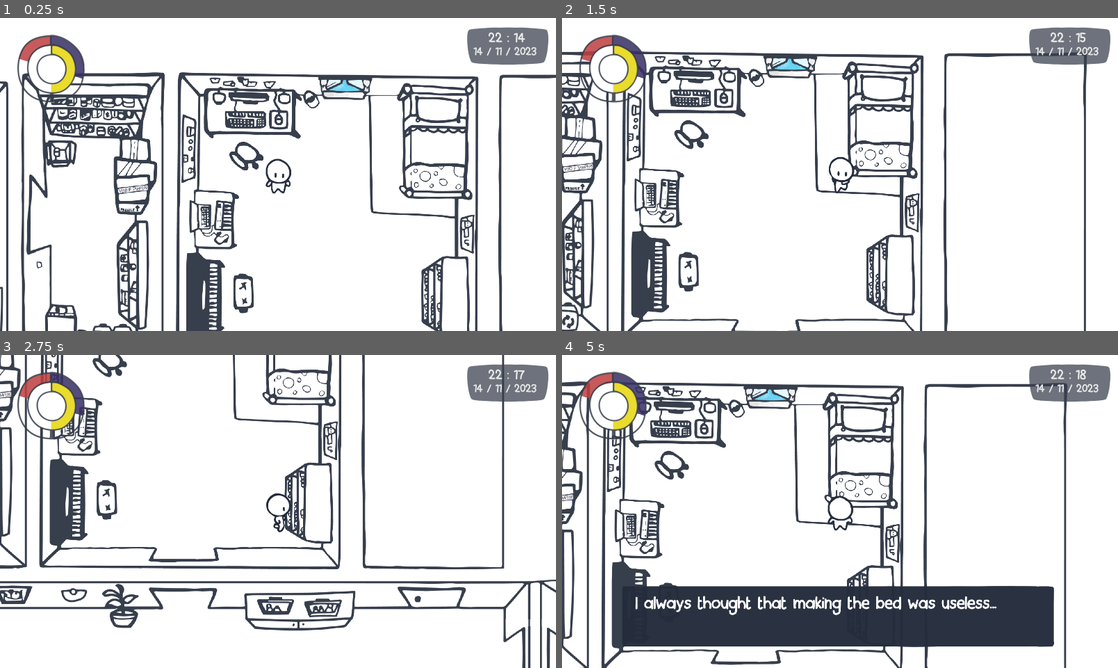
Above: before the commit, frames 1-4 (two rows, left to right).
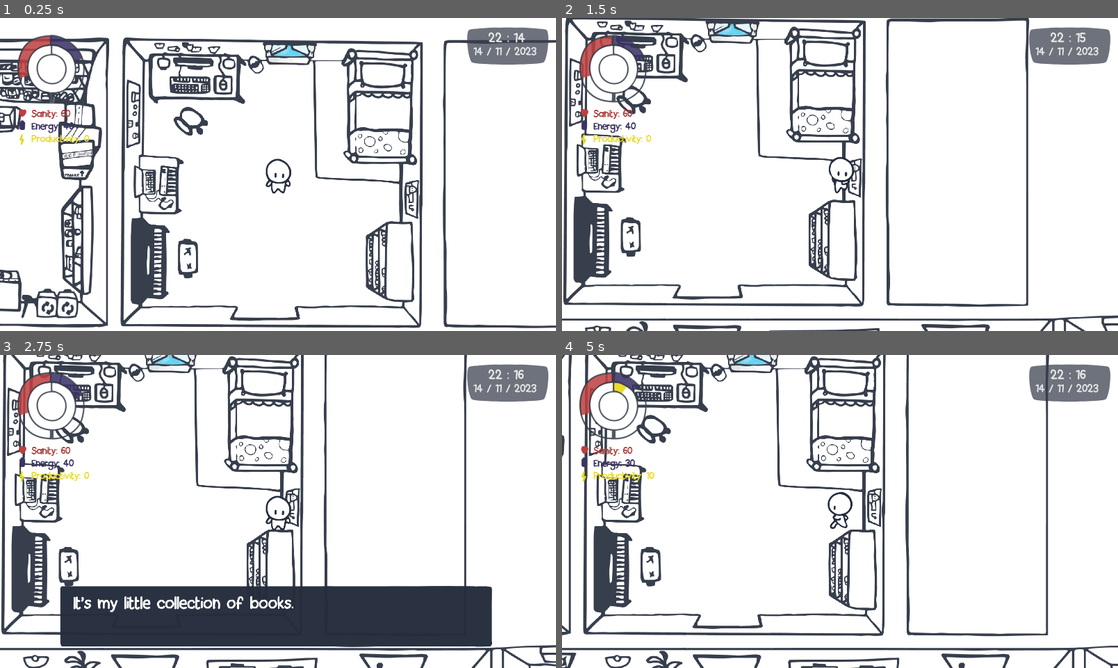
Above: after the commit, the same moments.

Repository: rmazzier/quarantine_sim
Game: Godot game, scene res://scenes/testScene.tscn
Two runs of this game, one before a commit and one after it. Both use one fixed random seed, a clock stepped at 60 frames per second and the inputs below.
Inputs:
- Up to frame 1 (0.25 s): no input
- Up to frame 2 (1.5 s): tap Enter (ui_accept) at 0.5, 1.35 s; hold D (move_right) 0.53-1.28 s; hold Enter (ui_accept) 0.53-1.28 s; hold S (move_down) from 1.28 s (still down)
- Up to frame 3 (2.75 s): tap Enter (ui_accept) at 1.52, 1.82 s; release S (move_down) at 2.03 s; hold D (move_right) from 2.03 s (still down); hold Enter (ui_accept) from 2.03 s (still down)
- Up to frame 4 (5 s): release D (move_right) at 2.78 s; release Enter (ui_accept) at 2.78 s; hold W (move_up) 2.78-3.53 s; tap Enter (ui_accept) at 2.85, 3.02, 3.32, 4.35, 4.52, 4.82 s; hold Enter (ui_accept) 3.53-4.28 s; hold A (move_left) from 3.53 s (still down)

The runs differ from the first frame. In frame 1, 29% of the frame differs, in the area x 0-100%, y 6-100%; in frame 2, 23%; in frame 3, 32%; in frame 4, 33%, in the area x 0-100%, y 0-100%.

Commit message:
Activies now actually work (still no time passes)
- All the activities and the relative bonuses are stored on the
activities.json file.
- Also added icon next to the names of the activities when the player is
prompted to choose. The icons tell the player what effects will the
activity have on their stats.

Diff:
--- /dev/null
+++ b/assets/dialogue/dialogues_data/activities.json
@@ -0,0 +1,49 @@
+{
+    "Discord With Friends" : {
+        "Sanity":"+10",
+        "Energy": "+10",
+        "Productivity": "-10",
+        "Time":"90"},
+    "Play Videogame" : {
+        "Sanity":"-10",
+        "Energy": "+10",
+        "Productivity": "-15",
+        "Time":"120"},
+    "Follow Videolesson" : {
+        "Sanity":"+0",
+        "Energy": "-20",
+        "Productivity": "+20",
+        "Time":"150"},
+    "Watch Film" : {
+        "Sanity":"-10",
+        "Energy": "+10",
+        "Productivity": "-15",
+        "Time":"140"},
+    "Make Music": {
+        "Sanity":"-5",
+        "Energy": "-20",
+        "Productivity": "+20",
+        "Time":"180"},
+    "Study Piano": {
+        "Sanity":"+0",
+        "Energy": "-20",
+        "Productivity": "+15",
+        "Time":"120"},
+    "Read a Book": {
+        "Sanity":"+0",
+        "Energy": "-10",
+        "Productivity": "+10",
+        "Time":"60"},
+    "Watch Outside": {
+        "Sanity":"+15",
+        "Energy": "+5",
+        "Productivity": "+0",
+        "Time":"15"},
+    "Sleep": {
+        "Sanity":"+10",
+        "Energy": "+40",
+        "Productivity": "+0",
+        "Time":"120"
+    }
+
+}
--- a/assets/dialogue/dialogues_data/bookshelf0.json
+++ b/assets/dialogue/dialogues_data/bookshelf0.json
@@ -1,4 +1,23 @@
 {
-	"0" : {"name":"Player", "text": "It's my little collection of books."},
-	"1" : {"name":"Player", "text": "Maybe I should see this period as a chance to read more..."}
+	"0" : {
+		"name":"Player",
+		"text": "It's my little collection of books."},
+	"1" : {
+		"name":"Player",
+		"text": "Maybe I should see this period as a chance to read more..."},
+	"2" : {
+		"name":"Player",
+		"text": "What should I do?",
+		"choices":{
+			"0":"Read a Book",
+			"1":"Nothing"}
+		},
+	"3" : {
+		"name":"Player",
+		"text": "What Book?",
+		"choices":{
+			"0":"Book 1",
+			"1":"Book 2"}
+		}
+
 }
--- a/assets/dialogue/dialogues_data/desktop0.json
+++ b/assets/dialogue/dialogues_data/desktop0.json
@@ -5,8 +5,8 @@
 		"name":"Player",
 		"text": "What should I do?",
 		"choices":{
-			"0":"Follow videolesson",
+			"0":"Follow Videolesson",
 			"1":"Discord With Friends",
-			"2":"Play videogame",
+			"2":"Play Videogame",
 			"3":"Nothing"}}
 }
--- a/scenes/choice_hud.tscn
+++ b/scenes/choice_hud.tscn
@@ -34,7 +34,7 @@
 modulate = Color( 1, 1, 1, 0.972549 )
 margin_left = 1065.7
 margin_top = 895.3
-margin_right = 1802.7
+margin_right = 1815.7
 margin_bottom = 1004.3
 texture = ExtResource( 1 )
 region_rect = Rect2( 13.6405, 6.16959, 425.263, 254.737 )
@@ -49,8 +49,8 @@
 [node name="VBoxContainer" type="VBoxContainer" parent="background"]
 margin_left = 103.0
 margin_top = 33.0
-margin_right = 713.0
-margin_bottom = 93.0
+margin_right = 573.0
+margin_bottom = 73.0
 rect_min_size = Vector2( 0, 10 )
 custom_constants/separation = 20
 __meta__ = {
--- a/scenes/stats_wheel.tscn
+++ b/scenes/stats_wheel.tscn
@@ -7,6 +7,14 @@
 [ext_resource path="res://assets/hud/blue_circle.png" type="Texture" id=5]
 [ext_resource path="res://assets/hud/red_circle.png" type="Texture" id=6]
 [ext_resource path="res://assets/hud/yellow_circle_under.png" type="Texture" id=7]
+[ext_resource path="res://assets/dialogue/fonts/Back to School.ttf" type="DynamicFontData" id=8]
+[ext_resource path="res://assets/hud/sanity_icon.png" type="Texture" id=9]
+[ext_resource path="res://assets/hud/productivity_icon.png" type="Texture" id=10]
+[ext_resource path="res://assets/hud/energy_icon.png" type="Texture" id=11]
+
+[sub_resource type="DynamicFont" id=1]
+size = 40
+font_data = ExtResource( 8 )
 
 [node name="stats_wheel" type="Control"]
 margin_left = 23.7841
@@ -19,7 +27,7 @@
 "_edit_use_anchors_": false
 }
 
-[node name="energy_bar" type="TextureProgress" parent="."]
+[node name="sanity_bar" type="TextureProgress" parent="."]
 modulate = Color( 1, 1, 1, 0.862745 )
 margin_left = 3.40424
 margin_top = 14.7703
@@ -34,7 +42,7 @@
 "_edit_use_anchors_": false
 }
 
-[node name="sanity_bar" type="TextureProgress" parent="."]
+[node name="energy_bar" type="TextureProgress" parent="."]
 modulate = Color( 1, 1, 1, 0.862745 )
 margin_left = 3.40424
 margin_top = 14.7703
@@ -100,3 +108,79 @@
 __meta__ = {
 "_edit_use_anchors_": false
 }
+
+[node name="Tween" type="Tween" parent="."]
+
+[node name="VBoxContainer" type="VBoxContainer" parent="."]
+margin_left = 80.6916
+margin_top = 344.0
+margin_right = 619.692
+margin_bottom = 502.0
+rect_min_size = Vector2( 0, 20 )
+__meta__ = {
+"_edit_use_anchors_": false
+}
+
+[node name="sanity_text" type="RichTextLabel" parent="VBoxContainer"]
+margin_right = 539.0
+margin_bottom = 50.0
+rect_min_size = Vector2( 0, 50 )
+custom_fonts/normal_font = SubResource( 1 )
+custom_colors/default_color = Color( 0.686275, 0.254902, 0.254902, 1 )
+text = "Sanity"
+
+[node name="energy_text" type="RichTextLabel" parent="VBoxContainer"]
+margin_top = 54.0
+margin_right = 539.0
+margin_bottom = 104.0
+rect_min_size = Vector2( 0, 50 )
+custom_fonts/normal_font = SubResource( 1 )
+custom_colors/default_color = Color( 0.235294, 0.203922, 0.384314, 1 )
+text = "Energy
+"
+scroll_active = false
+
+[node name="productivity_text" type="RichTextLabel" parent="VBoxContainer"]
+margin_top = 108.0
+margin_right = 539.0
+margin_bottom = 158.0
+rect_min_size = Vector2( 0, 50 )
+custom_fonts/normal_font = SubResource( 1 )
+custom_colors/default_color = Color( 0.917647, 0.866667, 0.176471, 1 )
+text = "Productivity"
+
+[node name="icons" type="VBoxContainer" parent="."]
+margin_left = 28.3738
+margin_top = 341.747
+margin_right = 68.3738
+margin_bottom = 507.747
+custom_constants/separation = 15
+__meta__ = {
+"_edit_use_anchors_": false
+}
+
+[node name="sanity_icon" type="TextureRect" parent="icons"]
+margin_right = 40.0
+margin_bottom = 35.0
+texture = ExtResource( 9 )
+__meta__ = {
+"_edit_use_anchors_": false
+}
+
+[node name="sanity_icon2" type="TextureRect" parent="icons"]
+margin_top = 50.0
+margin_right = 40.0
+margin_bottom = 92.0
+texture = ExtResource( 11 )
+__meta__ = {
+"_edit_use_anchors_": false
+}
+
+[node name="sanity_icon3" type="TextureRect" parent="icons"]
+margin_top = 107.0
+margin_right = 40.0
+margin_bottom = 156.0
+texture = ExtResource( 10 )
+__meta__ = {
+"_edit_use_anchors_": false
+}
--- a/scenes/testScene.tscn
+++ b/scenes/testScene.tscn
@@ -5,7 +5,7 @@
 [ext_resource path="res://scenes/player.tscn" type="PackedScene" id=3]
 [ext_resource path="res://assets/colors/colors_0007_LP.png" type="Texture" id=4]
 [ext_resource path="res://scenes/dialogue_box.tscn" type="PackedScene" id=5]
-[ext_resource path="res://scripts/dialog_container.gd" type="Script" id=6]
+[ext_resource path="res://scripts/dialog_loader.gd" type="Script" id=6]
 [ext_resource path="res://assets/house_final/room_final_0002_corridoio_cucina.png" type="Texture" id=7]
 [ext_resource path="res://assets/colors/colors_0004_laptop.png" type="Texture" id=8]
 [ext_resource path="res://assets/colors/colors_0006_bed.png" type="Texture" id=9]
@@ -342,7 +342,7 @@
 [node name="YSort" type="YSort" parent="room"]
 
 [node name="player" parent="room/YSort" instance=ExtResource( 3 )]
-position = Vector2( 392.833, -478.385 )
+position = Vector2( 584.365, -358.512 )
 
 [node name="sprite_tavolo" type="Sprite" parent="room/YSort"]
 position = Vector2( -1885.35, -381.188 )
--- a/scripts/choice_hud.gd
+++ b/scripts/choice_hud.gd
@@ -28,8 +28,6 @@
 	if event.is_action_pressed("ui_accept"):
 		execute_option(arrow_index)
 		queue_free()
-	if event.is_action_pressed("move_right"):
-		add_option("sample")
 	pass
 
 func move_arrow_down(amount):
@@ -43,24 +41,58 @@
 	if arrow_index > 0:
 		arrow.rect_position.y -= amount
 		arrow_index -=1
-		print(arrow_index)
+		#print(arrow_index)
 	pass
 
 func add_option(text):
-	""" Add the option with the text you """
+	# adds the option's text
 	text_box_instance = text_box_scene.instance()
 	vbox.add_child(text_box_instance)
 	text_box_instance.bbcode_text = text
 	options.append(text)
 	n_choices = vbox.get_child_count()
+
+	if text in Global.activities_dict:
+		draw_bonus_icons(text)
+
 	if n_choices > 1:
 		resize_bg(80)
 	pass
 
 func execute_option(index):
-	print(options[index])
+	#print(options[index])
+	if index != n_choices -1:
+		Global.perform_activity(options[index])
 
 func resize_bg(amount):
 	bg.rect_position.y -= amount
 	bg.rect_size.y += amount
 	pass
+
+func draw_bonus_icons(text):
+	var sprite_container = VBoxContainer.new()
+	bg.add_child(sprite_container)
+	var bonus_sanity = int(Global.activities_dict[text]["Sanity"])
+	var bonus_energy = int(Global.activities_dict[text]["Energy"])
+	var bonus_productivity = int(Global.activities_dict[text]["Productivity"])
+	var bonuses = {
+		"sanity":bonus_sanity,
+		"energy":bonus_energy,
+		"productivity":bonus_productivity}
+	var child_num = n_choices-1
+	var drawn_sprites = 0
+	for bonus in bonuses:
+		var sprite = Sprite.new()
+		if bonuses[bonus] > 0:
+			sprite.texture = load(
+				"res://assets/hud/%s_plus_icon.png" % bonus)
+		elif bonuses[bonus] < 0:
+			sprite.texture = load(
+				"res://assets/hud/%s_minus_icon.png" % bonus)
+
+		sprite_container.add_child(sprite)
+		sprite.position = Vector2(
+			vbox.get_child(child_num).rect_position.x + 620 + 40*drawn_sprites,
+			-14 + n_choices * 80)
+		sprite.scale *= 1.1
+		drawn_sprites += 1
--- a/scripts/dialog_container.gd
+++ b/scripts/dialog_loader.gd
@@ -5,5 +5,3 @@
 
 func _ready():
 	dialogue_file_path = "res://assets/dialogue/dialogues_data/%s0.json"%self.name
-
-	pass # Replace with fudnctsion dbody.w
--- a/scripts/dialogue/dialogue_box.gd
+++ b/scripts/dialogue/dialogue_box.gd
@@ -26,21 +26,23 @@
 
 				#if this line of dialog has a choice, load che choice hud!
 				if "choices" in dialogue[str(page)]:
-					print(dialogue[str(page)]["choices"].values())
-					var choice_box_instance = choice_box_scene.instance()
-					var choices = dialogue[str(page)]["choices"].values()
-
-					anim.play("reduce_size")
-					add_child(choice_box_instance)
-					for choice in choices:
-						choice_box_instance.add_option(choice)
-						pass
+					load_choice_hud()
 
 			else:
 				Global.emit_signal("dialog_finished")
 		else:
 			text_label.visible_characters = text_label.get_total_character_count()
 
+func load_choice_hud():
+	#print(dialogue[str(page)]["choices"].values())
+	var choice_box_instance = choice_box_scene.instance()
+	var choices = dialogue[str(page)]["choices"].values()
+
+	anim.play("reduce_size")
+	add_child(choice_box_instance)
+	for choice in choices:
+		choice_box_instance.add_option(choice)
+		pass
 
 func load_dialogue(file_path) -> Dictionary:
 	""" Parses JSON """
--- a/scripts/global.gd
+++ b/scripts/global.gd
@@ -5,9 +5,11 @@
 var energy
 var productivity
 var time_stop = false
-
+var activities_dict
+onready var hud = get_tree().get_root().get_node("Scene").find_node("stats_wheel")
 signal dialog_finished
 
+var activities_path = "res://assets/dialogue/dialogues_data/activities.json"
 
 func _ready():
 	#prendi le stats dal save file!
@@ -15,6 +17,59 @@
 	#per ora le setto a valori random (da 1 a 100)
 	sanity = 60
 	energy = 40
-	productivity = 50
+	productivity = 0
 
+	#carica il file con tutte le attività a i relativi valori
+	activities_dict = load_json(activities_path)
 	pass
+
+func load_json(file_path) -> Dictionary:
+	""" Parses JSON """
+
+	var file = File.new()
+	assert(file.file_exists(file_path))
+	file.open(file_path, file.READ)
+	var this_dialogue = parse_json(file.get_as_text())
+	assert(this_dialogue.size() > 0)
+	return this_dialogue
+
+func add_productivity(value):
+	if productivity + value <= 100:
+		productivity += value
+	else:
+		productivity = 100
+	hud.update_wheel()
+
+func add_sanity(value):
+	if sanity + value <= 100:
+		sanity += value
+	else:
+		sanity = 100
+	hud.update_wheel()
+
+func add_energy(value):
+	if energy + value <= 100:
+		energy += value
+	else:
+		energy = 100
+	hud.update_wheel()
+
+func perform_activity(activity_name):
+	#takes activity_name as input and modifies the stats according to activities_dict
+	if activity_name in activities_dict:
+		print(activities_dict[activity_name])
+		var sanity_bonus = int(activities_dict[activity_name]["Sanity"])
+		var energy_bonus = int(activities_dict[activity_name]["Energy"])
+		var productivity_bonus = int(activities_dict[activity_name]["Productivity"])
+		var time = int(activities_dict[activity_name]["Time"])
+
+		if sanity + sanity_bonus < 0 or energy + energy_bonus < 0:
+			print("Can't execute!")
+		else:
+			if sanity_bonus != 0:
+				add_sanity(sanity_bonus)
+			if energy_bonus != 0:
+				add_energy(energy_bonus)
+			if productivity_bonus != 0 :
+				add_productivity(productivity_bonus)
+	pass
--- a/scripts/hud.gd
+++ b/scripts/hud.gd
@@ -1,46 +1,55 @@
 extends Control
 
+onready var tween = $Tween
 onready var productivity_bar = $productivity_bar
 onready var sanity_bar = $sanity_bar
 onready var energy_bar = $energy_bar
 onready var player =  get_tree().get_root().get_node("Scene").find_node("player")
+onready var sanity_text = $VBoxContainer/sanity_text
+onready var energy_text = $VBoxContainer/energy_text
+onready var productivity_text = $VBoxContainer/productivity_text
 
 onready var bar_speed = 20
 
 func _ready():
+	init_hud()
 	set_process_input(true)
+	pass
+
+func init_hud():
 	productivity_bar.value = Global.productivity
 	sanity_bar.value = Global.sanity
 	energy_bar.value = Global.energy
+
+	sanity_text.bbcode_text = "Sanity: %s" % Global.sanity
+	energy_text.bbcode_text = "Energy: %s" % Global.energy
+	productivity_text.bbcode_text = "Productivity: %s" % Global.productivity
 	pass
 
-func _process(delta):
-	if productivity_bar.value < Global.productivity:
-		productivity_bar.value += delta * bar_speed
-	if energy_bar.value < Global.energy:
-		energy_bar.value += delta * bar_speed
-	if sanity_bar.value < Global.sanity:
-		sanity_bar.value += delta * bar_speed
+export var anim_duration = 0.5
 
-func add_productivity(value):
-	if Global.productivity + value <= 100:
-		Global.productivity += value
-	else:
-		Global.productivity = 100
-
-func add_sanity(value):
-	if Global.sanity + value <= 100:
-		Global.sanity += value
-	else:
-		Global.sanity = 100
-
-func add_energy(value):
-	if Global.energy + value <= 100:
-		Global.energy += value
-	else:
-		Global.energy = 100
-
-#func update_wheel():
-#	productivity_bar.value = Global.productivity
-#	sanity_bar.value = Global.sanity
-#	energy_bar.value = Global.energy
+func update_wheel():
+	if productivity_bar.value != Global.productivity:
+		tween.interpolate_property(
+			productivity_bar, "value",
+			productivity_bar.value,
+			Global.productivity,
+			anim_duration, Tween.TRANS_EXPO, Tween.EASE_OUT)
+		productivity_text.bbcode_text = "Productivity: %s" % Global.productivity
+		tween.start()
+	if sanity_bar.value != Global.sanity:
+		tween.interpolate_property(
+			sanity_bar, "value",
+			sanity_bar.value,
+			Global.sanity,
+			anim_duration, Tween.TRANS_EXPO, Tween.EASE_OUT)
+		sanity_text.bbcode_text = "Sanity: %s" % Global.sanity
+		tween.start()
+	if energy_bar.value != Global.energy:
+		tween.interpolate_property(
+			energy_bar, "value",
+			energy_bar.value,
+			Global.energy,
+			anim_duration, Tween.TRANS_EXPO, Tween.EASE_OUT)
+		energy_text.bbcode_text = "Energy: %s" % Global.energy
+		tween.start()
Binary file added: assets/hud/energy_icon.png
Not shown, added: assets/hud/energy_icon.png.import
Binary file added: assets/hud/energy_minus_icon.png
Not shown, added: assets/hud/energy_minus_icon.png.import
Binary file added: assets/hud/energy_plus_icon.png
Not shown, added: assets/hud/energy_plus_icon.png.import
Binary file added: assets/hud/productivity_icon.png
Not shown, added: assets/hud/productivity_icon.png.import
Binary file added: assets/hud/productivity_minus_icon.png
Not shown, added: assets/hud/productivity_minus_icon.png.import
Binary file added: assets/hud/productivity_plus_icon.png
Not shown, added: assets/hud/productivity_plus_icon.png.import
(and 9 more such lines)
